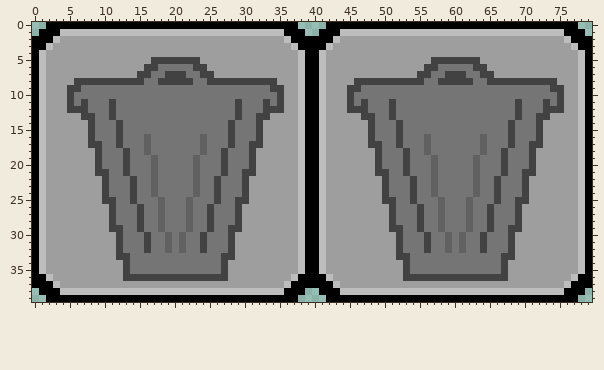
File history of a sprite sheet, images/buttons/sellbutton.png. That is the earlier state.
The file is 80x40 pixels.
And afterwards:
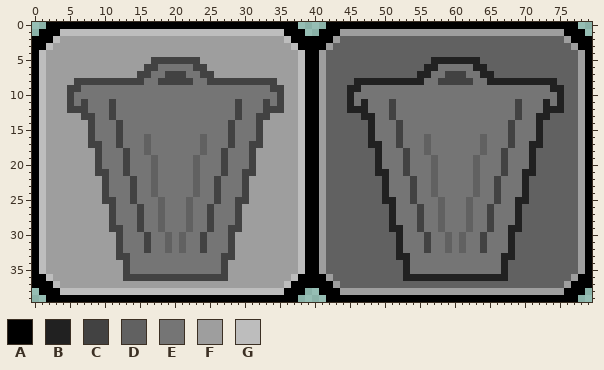
Palette (. is transparent): A #000000  B #212121  C #424242  D #616161  E #757575  F #9e9e9e  G #bdbdbd
Edits made:
@@ x 39..79 @@
  0 ...AAAAAAAAAAAAAAAAAAAAAAAAAAAAAAAAAAAA..
- 1 ..AAAGGGGGGGGGGGGGGGGGGGGGGGGGGGGGGGGAAA.
- 2 AAAAGFFFFFFFFFFFFFFFFFFFFFFFFFFFFFFFFGAAA
- 3 AAAGFFFFFFFFFFFFFFFFFFFFFFFFFFFFFFFFFFGAA
- 4 AAGFFFFFFFFFFFFFFFFFFFFFFFFFFFFFFFFFFFFGA
- 5 AAGFFFFFFFFFFFFFFFCCCCCCCFFFFFFFFFFFFFFGA
- 6 AAGFFFFFFFFFFFFFFCCEEEEECCFFFFFFFFFFFFFGA
- 7 AAGFFFFFFFFFFFFFCCEECCCEECCFFFFFFFFFFFFGA
- 8 AAGFFFFCCCCCCCCCCEECCCCCEECCCCCCCCCCFFFGA
- 9 AAGFFFCCEEEEEEEEEEEEEEEEEEEEEEEEEEECCFFGA
-10 AAGFFFCEEEEEEEEEEEEEEEEEEEEEEEEEEEEECFFGA
-11 AAGFFFCECEEECEEEEEEEEEEEEEEEEECEEECECFFGA
-12 AAGFFFCCCEEECEEEEEEEEEEEEEEEEECEEECCCFFGA
-13 AAGFFFFFCCEECEEEEEEEEEEEEEEEEECEECCFFFFGA
-14 AAGFFFFFFCEEECEEEEEEEEEEEEEEECEEECFFFFFGA
-15 AAGFFFFFFCEEECEEEEEEEEEEEEEEECEEECFFFFFGA
-16 AAGFFFFFFCEEECEEEDEEEEEEEDEEECEEECFFFFFGA
-17 AAGFFFFFFCCEECEEEDEEEEEEEDEEECEECCFFFFFGA
-18 AAGFFFFFFFCEEECEEDEEEEEEEDEECEEECFFFFFFGA
-19 AAGFFFFFFFCEEECEEEDEEEEEDEEECEEECFFFFFFGA
-20 AAGFFFFFFFCEEECEEEDEEEEEDEEECEEECFFFFFFGA
-21 AAGFFFFFFFCCEECEEEDEEEEEDEEECEECCFFFFFFGA
-22 AAGFFFFFFFFCEEECEEDEEEEEDEECEEECFFFFFFFGA
-23 AAGFFFFFFFFCEEECEEDEEEEEDEECEEECFFFFFFFGA
-24 AAGFFFFFFFFCEEECEEDEEEEEDEECEEECFFFFFFFGA
-25 AAGFFFFFFFFCCEECEEEDEEEDEEECEECCFFFFFFFGA
-26 AAGFFFFFFFFFCEEECEEDEEEDEECEEECFFFFFFFFGA
-27 AAGFFFFFFFFFCEEECEEDEEEDEECEEECFFFFFFFFGA
-28 AAGFFFFFFFFFCEEECEEDEEEDEECEEECFFFFFFFFGA
-29 AAGFFFFFFFFFCCEECEEDEEEDEECEECCFFFFFFFFGA
-30 AAGFFFFFFFFFFCEEECEEDEDEECEEECFFFFFFFFFGA
-31 AAGFFFFFFFFFFCEEECEEDEDEECEEECFFFFFFFFFGA
-32 AAGFFFFFFFFFFCEEECEEDEDEECEEECFFFFFFFFFGA
-33 AAGFFFFFFFFFFCCEEEEEEEEEEEEECCFFFFFFFFFGA
-34 AAGFFFFFFFFFFFCEEEEEEEEEEEEECFFFFFFFFFFGA
-35 AAGFFFFFFFFFFFCEEEEEEEEEEEEECFFFFFFFFFFGA
-36 AAAGFFFFFFFFFFCCCCCCCCCCCCCCCFFFFFFFFFGAA
-37 AAAAGFFFFFFFFFFFFFFFFFFFFFFFFFFFFFFFFGAAA
-38 ..AAAGGGGGGGGGGGGGGGGGGGGGGGGGGGGGGGGAAA.
+ 1 ..AAAFFFFFFFFFFFFFFFFFFFFFFFFFFFFFFFFAAA.
+ 2 AAAAFDDDDDDDDDDDDDDDDDDDDDDDDDDDDDDDDFAAA
+ 3 AAAFDDDDDDDDDDDDDDDDDDDDDDDDDDDDDDDDDDFAA
+ 4 AAFDDDDDDDDDDDDDDDDDDDDDDDDDDDDDDDDDDDDFA
+ 5 AAFDDDDDDDDDDDDDDDBBBBBBBDDDDDDDDDDDDDDFA
+ 6 AAFDDDDDDDDDDDDDDBBEEEEEBBDDDDDDDDDDDDDFA
+ 7 AAFDDDDDDDDDDDDDBBEECCCEEBBDDDDDDDDDDDDFA
+ 8 AAFDDDDBBBBBBBBBBEECCCCCEEBBBBBBBBBBDDDFA
+ 9 AAFDDDBBEEEEEEEEEEEEEEEEEEEEEEEEEEEBBDDFA
+10 AAFDDDBEEEEEEEEEEEEEEEEEEEEEEEEEEEEEBDDFA
+11 AAFDDDBEBEEECEEEEEEEEEEEEEEEEECEEEBEBDDFA
+12 AAFDDDBBBEEECEEEEEEEEEEEEEEEEECEEEBBBDDFA
+13 AAFDDDDDBBEECEEEEEEEEEEEEEEEEECEEBBDDDDFA
+14 AAFDDDDDDBEEECEEEEEEEEEEEEEEECEEEBDDDDDFA
+15 AAFDDDDDDBEEECEEEEEEEEEEEEEEECEEEBDDDDDFA
+16 AAFDDDDDDBEEECEEEDEEEEEEEDEEECEEEBDDDDDFA
+17 AAFDDDDDDBBEECEEEDEEEEEEEDEEECEEBBDDDDDFA
+18 AAFDDDDDDDBEEECEEDEEEEEEEDEECEEEBDDDDDDFA
+19 AAFDDDDDDDBEEECEEEDEEEEEDEEECEEEBDDDDDDFA
+20 AAFDDDDDDDBEEECEEEDEEEEEDEEECEEEBDDDDDDFA
+21 AAFDDDDDDDBBEECEEEDEEEEEDEEECEEBBDDDDDDFA
+22 AAFDDDDDDDDBEEECEEDEEEEEDEECEEEBDDDDDDDFA
+23 AAFDDDDDDDDBEEECEEDEEEEEDEECEEEBDDDDDDDFA
+24 AAFDDDDDDDDBEEECEEDEEEEEDEECEEEBDDDDDDDFA
+25 AAFDDDDDDDDBBEECEEEDEEEDEEECEEBBDDDDDDDFA
+26 AAFDDDDDDDDDBEEECEEDEEEDEECEEEBDDDDDDDDFA
+27 AAFDDDDDDDDDBEEECEEDEEEDEECEEEBDDDDDDDDFA
+28 AAFDDDDDDDDDBEEECEEDEEEDEECEEEBDDDDDDDDFA
+29 AAFDDDDDDDDDBBEECEEDEEEDEECEEBBDDDDDDDDFA
+30 AAFDDDDDDDDDDBEEECEEDEDEECEEEBDDDDDDDDDFA
+31 AAFDDDDDDDDDDBEEECEEDEDEECEEEBDDDDDDDDDFA
+32 AAFDDDDDDDDDDBEEECEEDEDEECEEEBDDDDDDDDDFA
+33 AAFDDDDDDDDDDBBEEEEEEEEEEEEEBBDDDDDDDDDFA
+34 AAFDDDDDDDDDDDBEEEEEEEEEEEEEBDDDDDDDDDDFA
+35 AAFDDDDDDDDDDDBEEEEEEEEEEEEEBDDDDDDDDDDFA
+36 AAAFDDDDDDDDDDBBBBBBBBBBBBBBBDDDDDDDDDFAA
+37 AAAAFDDDDDDDDDDDDDDDDDDDDDDDDDDDDDDDDFAAA
+38 ..AAAFFFFFFFFFFFFFFFFFFFFFFFFFFFFFFFFAAA.
 39 ...AAAAAAAAAAAAAAAAAAAAAAAAAAAAAAAAAAAA..
Where, in picture pixels (left, top, right, bottom), the same in both pictures:
changed: (319, 29, 585, 295)
